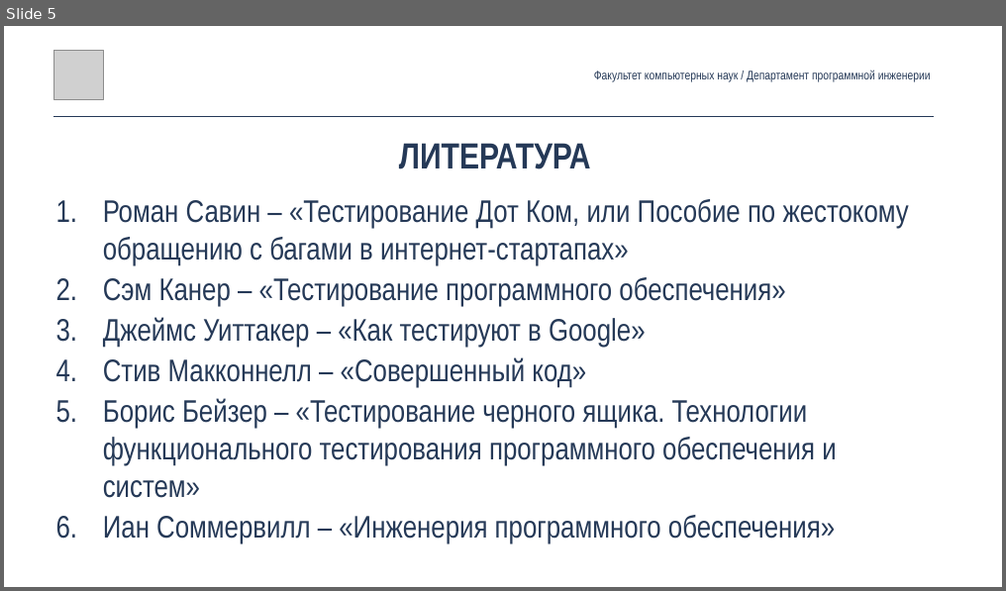
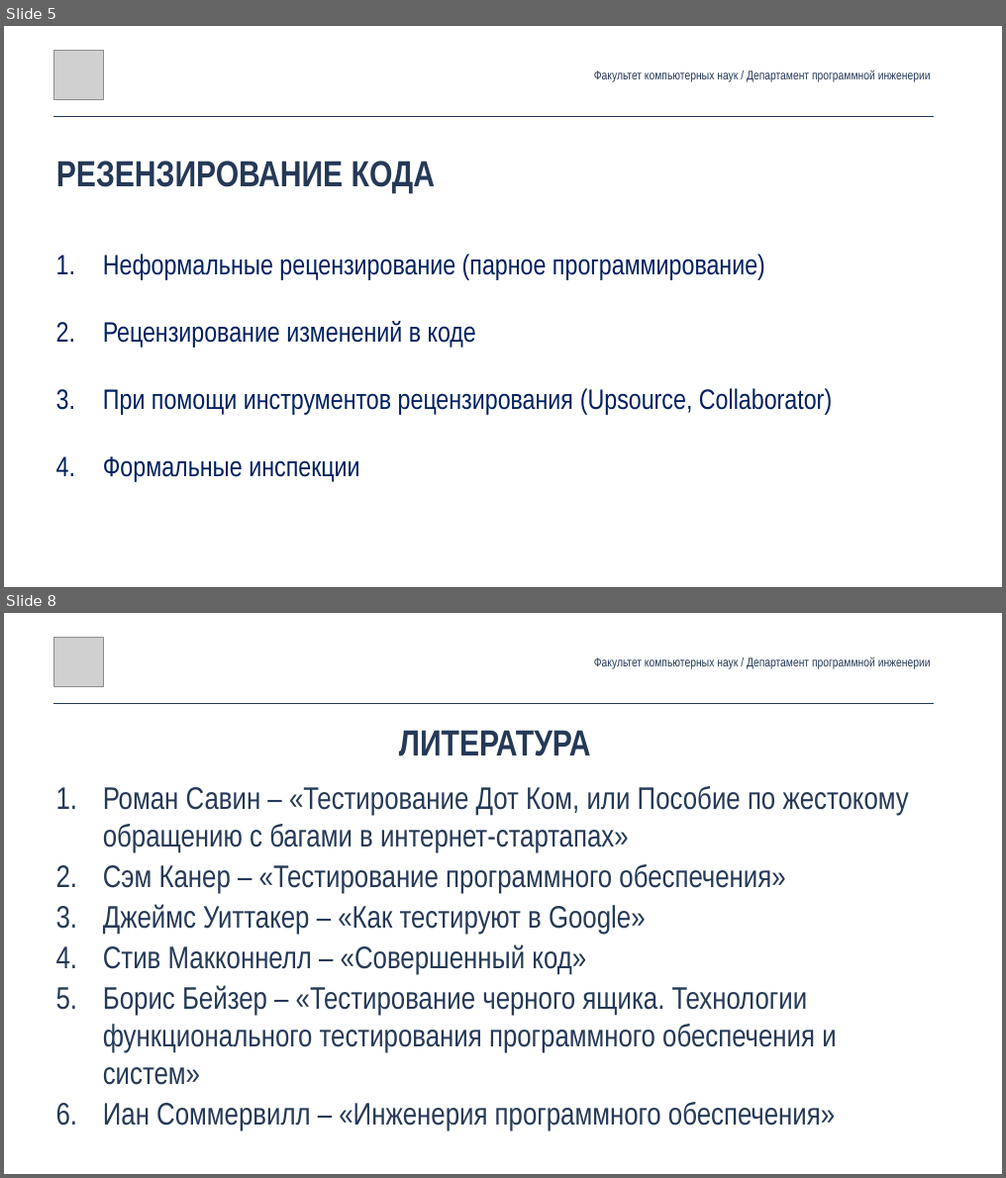
Before and after one commit to andrewt0301/qa-testing-course, a slide deck: seminars/seminar02/Seminar02.pptx. Shown one above the other, each under a label of ours: slide 5 before the commit, slides 5 and 8 after it; the slides between them are not shown. The pictures are 1006x591 and 1006x1178 pixels, drawn with LibreOffice and Linux fonts; fonts in the diff are those of the drawing; grey boxes stand for pictures. Boxes give left, top, right and bottom in pixels: in the first picture for what was removed or moved away, otherwise in the second. Text is boxed around its words. In the diff, an @@ line names an element or a change of style, - is before the commit and + after.

```diff
--- a/seminars/seminar02/Seminar02.pptx
+++ b/seminars/seminar02/Seminar02.pptx
@@ slide 5 added at box(4, 26, 1002, 587), background #FFFFFF @@
@@ picture added at box(54, 50, 103, 99) @@
@@ text added at box(594, 70, 931, 82), 24 pt, text #253957 @@
+Факультет компьютерных наук / Департамент программной инженерии
@@ line added from (54, 116) to (933, 116), #253957 1 pt @@
@@ text added at box(56, 161, 435, 194), 70 pt, text #253957, bold @@
+РЕЗЕНЗИРОВАНИЕ КОДА
@@ text added at box(103, 254, 832, 482), 54 pt, text #002060 @@
+1. Неформальные рецензирование (парное программирование)
+2. Рецензирование изменений в коде
+3. При помощи инструментов рецензирования (Upsource, Collaborator)
+4. Формальные инспекции
@@ what was slide 5 is now slide 8 @@
```
Also in this commit, not shown: 2 slides changed, 4 other slides added, 2 slides removed, 1 other file.
